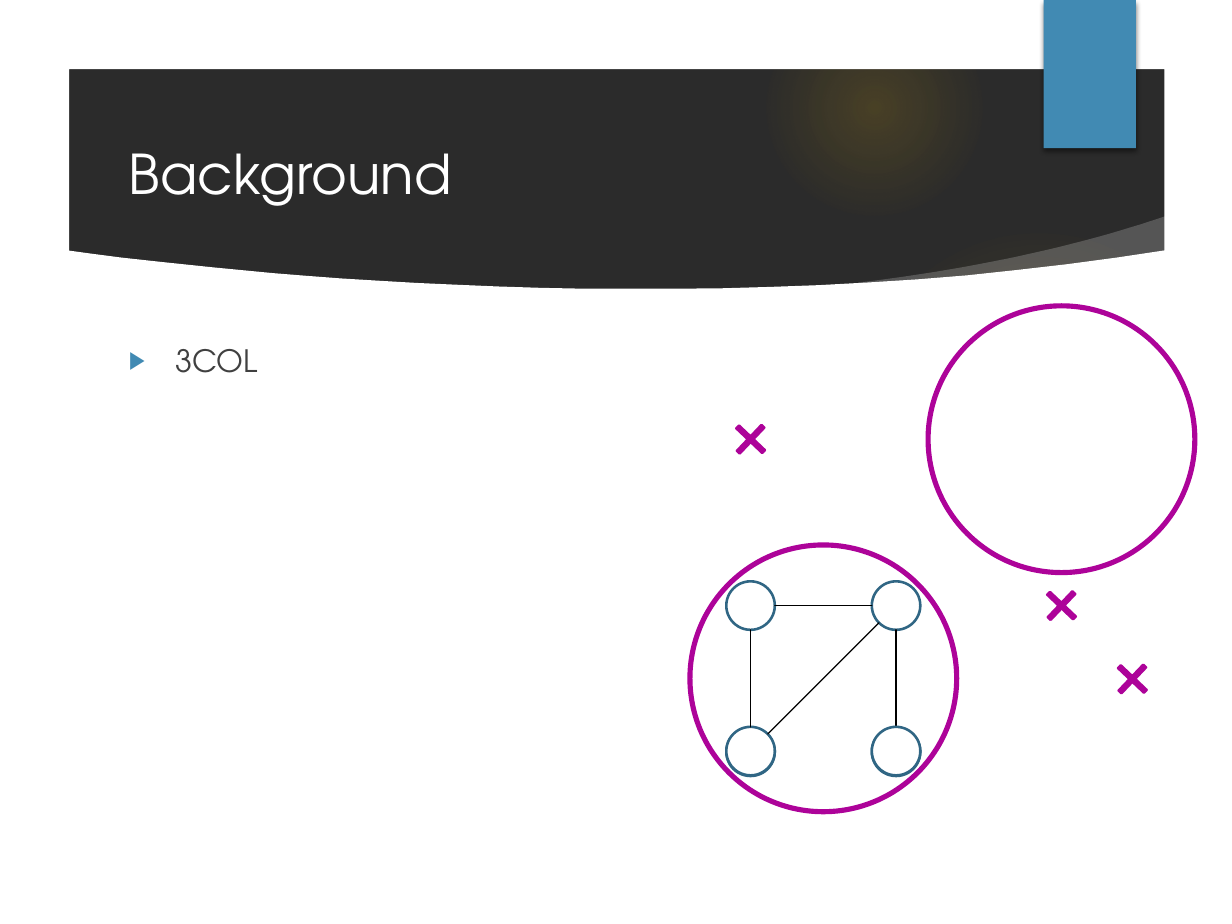
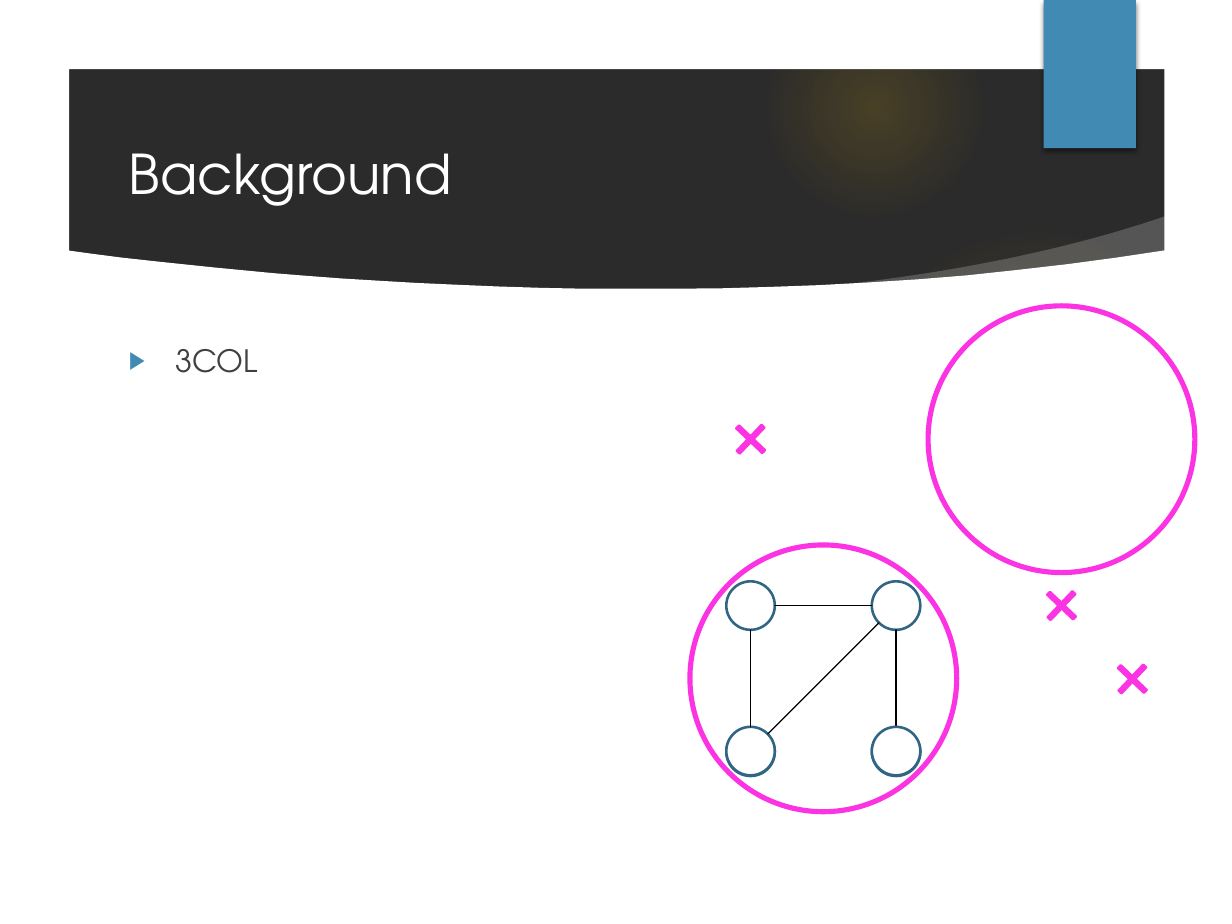
Before and after one commit to Masukane/slides, a slide deck: slide 3 of masukaneICIIC2018.pptm. Drawn at 1232x924 pixels with LibreOffice and Linux fonts; fonts in the diff are those of the drawing; background and template pictures are left out; a plain dark background stands for a picture behind light text. Boxes give left, top, right and bottom in pixels: in the first picture for what was removed or moved away, otherwise in the second. Text is boxed around its words. In the diff, an @@ line names an element or a change of style, - is before the commit and + after.

```diff
--- a/masukaneICIIC2018.pptm
+++ b/masukaneICIIC2018.pptm
@@ ellipse at (928, 306, 1195, 573): outline #AD0399 3 pt to #FB33E3 3 pt @@
@@ ellipse at (690, 545, 957, 812): outline #AD0399 3 pt to #FB33E3 3 pt @@
@@ fill #AD0399 to #FB33E3; outline #AD0399 1.5 pt to #FB33E3 1.5 pt in 3 elements at (717, 405, 785, 473), (1098, 644, 1166, 712), (1027, 572, 1095, 639) @@
```
Also in this commit, not shown: 2 other slides changed, 1 slide added, 1 slide removed.
